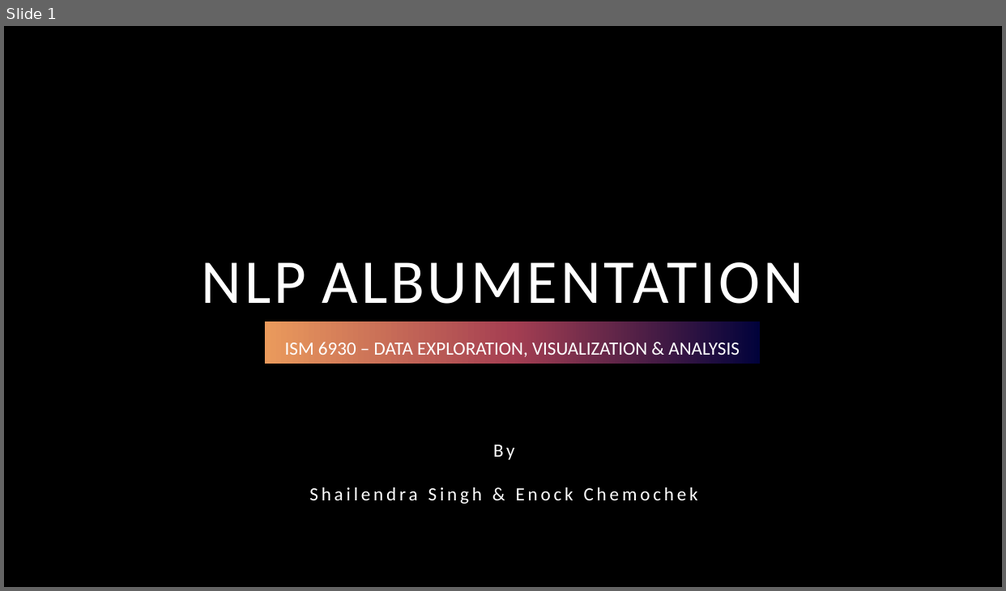
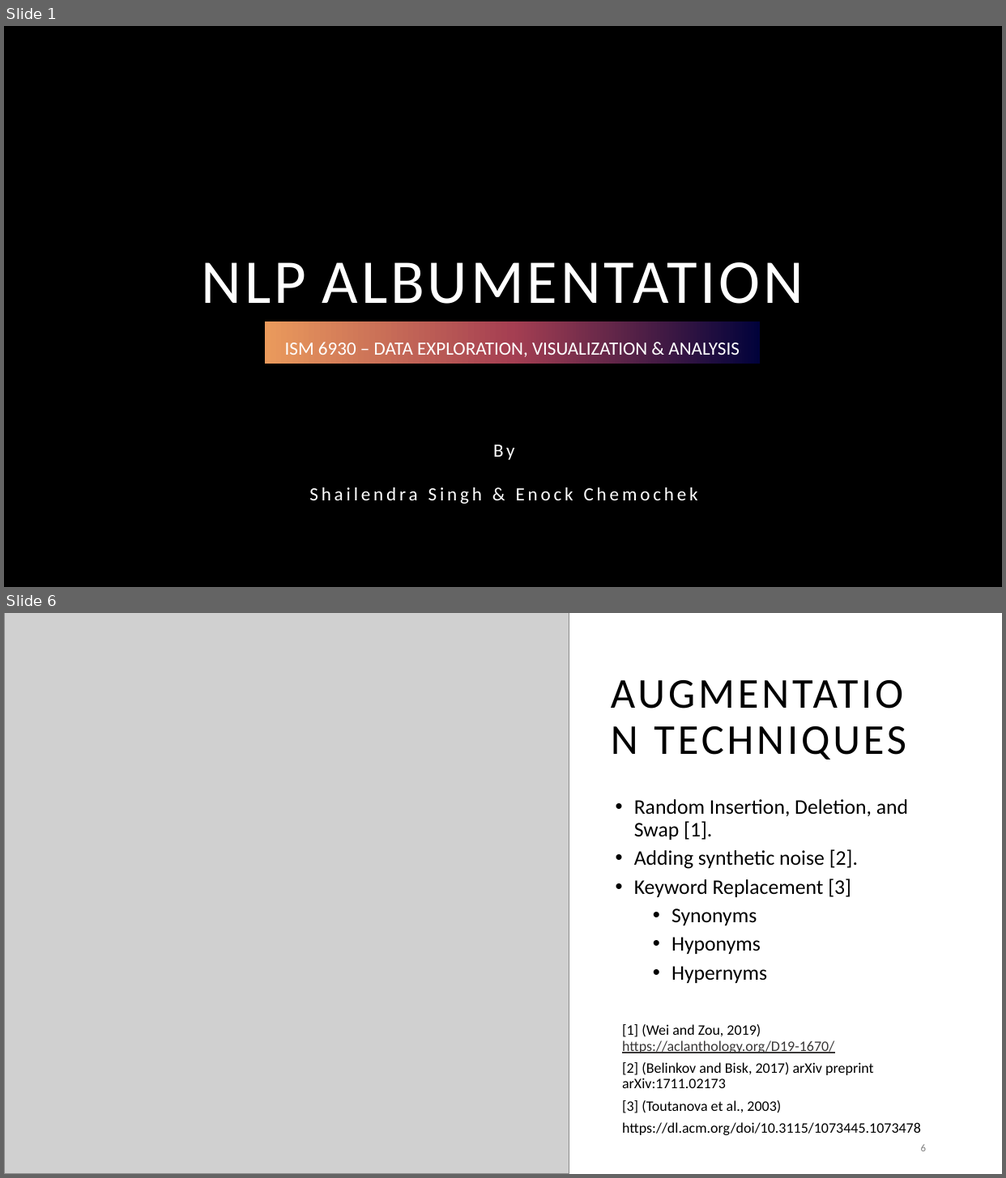
Before and after one commit to echemochek/nlp-albumentation-with-yelp-reviews, a slide deck: Text Albumentation.pptx. Shown one above the other, each under a label of ours: slide 1 before the commit, slides 1 and 6 after it; the slides between them are not shown. The pictures are 1006x591 and 1006x1178 pixels, drawn with LibreOffice and Linux fonts; fonts in the diff are those of the drawing; grey boxes stand for pictures; background and template pictures are left out. Boxes give left, top, right and bottom in pixels: in the first picture for what was removed or moved away, otherwise in the second. Text is boxed around its words. In the diff, an @@ line names an element or a change of style, - is before the commit and + after.

```diff
--- a/Text Albumentation.pptx
+++ b/Text Albumentation.pptx
@@ slide 6 added at (x1=4, y1=613, x2=1002, y2=1174), background #FFFFFF @@
@@ picture added at (x1=4, y1=613, x2=569, y2=1174) @@
@@ title added at (x1=654, y1=726, x2=906, y2=760), 41 pt, text #000000 @@
+AUGMENTATION TECHNIQUES
@@ text added at (x1=634, y1=799, x2=908, y2=983), 20 pt, text #000000 @@
+• Random Insertion, Deletion, and Swap [1].
+• Adding synthetic noise [2].
+• Keyword Replacement [3]
+  • Synonyms
+  • Hyponyms
+  • Hypernyms
@@ text added at (x1=622, y1=1024, x2=921, y2=1135), 14 pt, text #000000 @@
+[1] (Wei and Zou, 2019) https://aclanthology.org/D19-1670/
+[2] (Belinkov and Bisk, 2017) arXiv preprint arXiv:1711.02173
+[3] (Toutanova et al., 2003)
+https://dl.acm.org/doi/10.3115/1073445.1073478
@@ page number added at (x1=921, y1=1144, x2=926, y2=1152), 10 pt, text #808080 @@
+6
```
Also in this commit, not shown: 3 slides changed, 2 other slides added, 1 slide removed, 1 other file.
